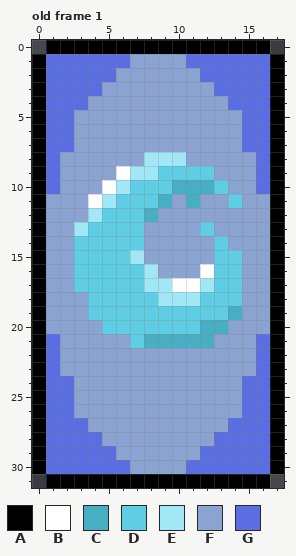
Two versions of one pixel-art file, Graphics/water_card.aseprite. This is how it looked before the edit.
18x32 pixels, 1 frame. Shown: old frame 1. The commit also changed other frames, which this record leaves out.
Palette (. is transparent): A #000000  B #ffffff  C #47aec4  D #5fcde4  E #a2e7f6  F #8aa3d1  G #5b6ee1
Pixels before, old frame 1, first column x 0:
 0 .AAAAAAAAAAAAAAAA.
 1 AGGGGGGFFFFGGGGGGA
 2 AGGGGGFFFFFFGGGGGA
 3 AGGGGFFFFFFFFGGGGA
 4 AGGGFFFFFFFFFFGGGA
 5 AGGFFFFFFFFFFFFGGA
 6 AGGFFFFFFFFFFFFGGA
 7 AGGFFFFFFFFFFFFGGA
 8 AGFFFFFFEEEFFFFFGA
 9 AGFFFFBEEDDDDFFFGA
10 AGFFFBEDDDCCCDFFGA
11 AFFFBEDDDCFCFFDFFA
12 AFFFEDDDCFFFFFFFFA
13 AFFEDDDDFFFFDFFFFA
14 AFFDDDDDFFFFFDFFFA
15 AFFDDDDEFFFFFDDFFA
16 AFFDDDDDEFFFBDDFFA
17 AFFDDDDDEEBBEDDFFA
18 AFFFDDDDDEEEDDDFFA
19 AFFFDDDDDDDDDDCFFA
20 AFFFFDDDDDDDCCFFFA
21 AGFFFFFDCCCCCFFFGA
22 AGFFFFFFFFFFFFFFGA
23 AGFFFFFFFFFFFFFFGA
24 AGGFFFFFFFFFFFFGGA
25 AGGFFFFFFFFFFFFGGA
26 AGGFFFFFFFFFFFFGGA
27 AGGGFFFFFFFFFFGGGA
28 AGGGGFFFFFFFFGGGGA
29 AGGGGGFFFFFFGGGGGA
30 AGGGGGGFFFFGGGGGGA
31 .AAAAAAAAAAAAAAAA.
And afterwards:
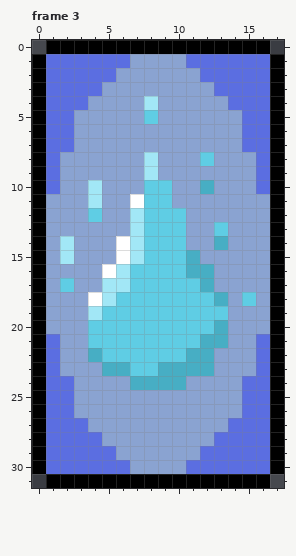
A new or re-ordered frame is compared with the old frame closest to it.
Change:
frames 1 -> 3
layer "Layer 2" added
Changed rows in their new state; - is an unchanged pixel.
Frame 3 is new; against old frame 1, layers "Layer 2", "Layer 1":
first column x 2:
 4 ------E-------
 5 ------D-------
 8 -------FF-D---
 9 ----FF-FFFF---
10 --EFFF--FF-F--
11 --EFFB-D-F--F-
12 --DFFEDDD-----
13 -FFFFEDDD-FD--
14 EFFFBEDDD--C--
15 EFFFB-DDDC-FF-
16 -FFBE-DDDCCFF-
17 DFFEE-DDDDCFF-
18 --BE---DDD-CFD
19 --E---------F-
20 --D-------D---
21 --DDD-DDDD-C--
22 --CDDDDDDCC---
23 ---CCDDCCCC---
24 -----CCCC-----
